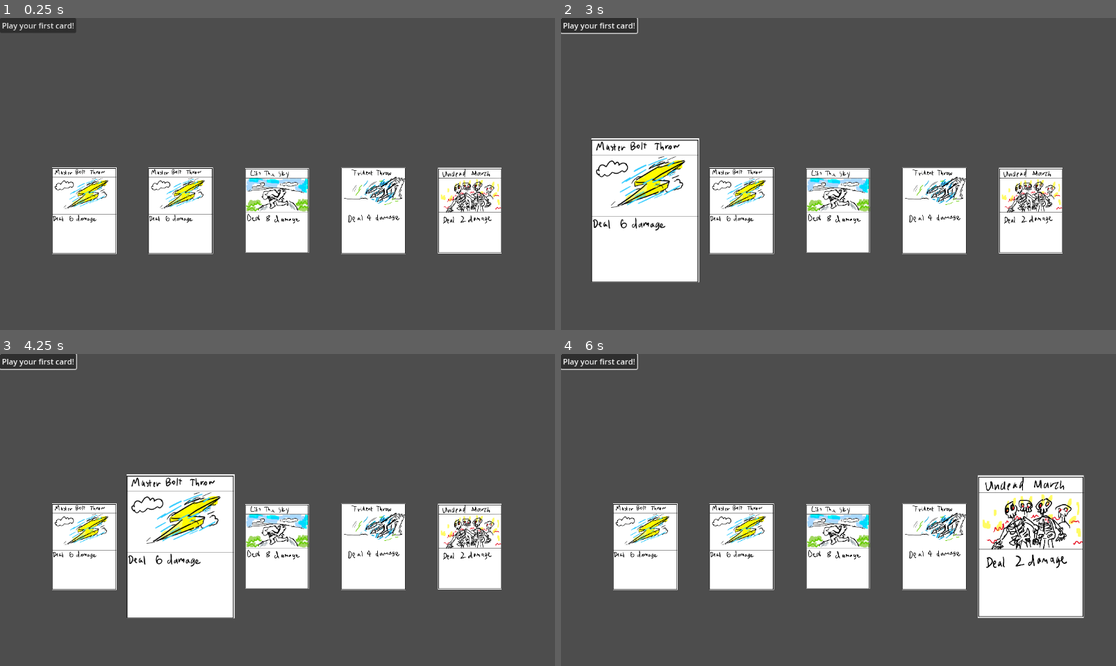
Above: before the commit, frames 1-4 (two rows, left to right).
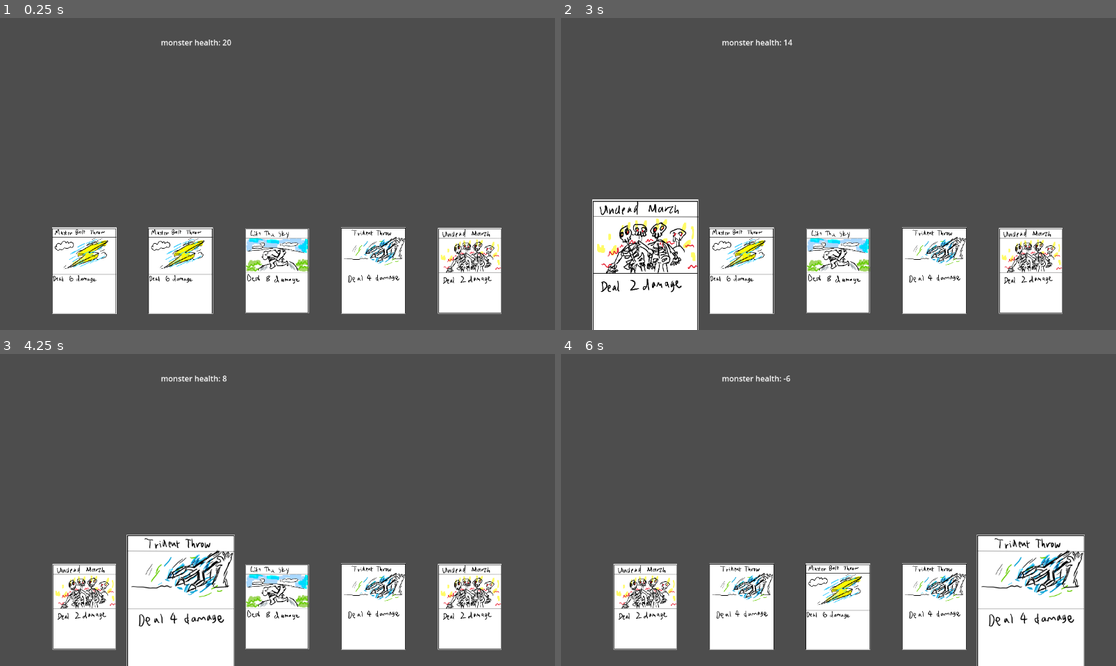
Above: after the commit, the same moments.

Repository: Ducko132/Chariot
Game: Godot game, scene res://state_machine.tscn
Same seed, same stepped clock (60 frames per second), same inputs: the game is played once before the commit and once after it.
Inputs (mouse positions are in pixels of both pictures, inside the frame that each line leads up to):
- Up to frame 1 (0.25 s): no input
- Up to frame 2 (3 s): click (599, 24) at 0.5 s, where only the run before the commit has a clickable "Play your first card!"; click (599, 24) at 1.25 s, where only the run before the commit has a clickable "Play your first card!"; click (599, 24) at 2 s, where only the run before the commit has a clickable "Play your first card!"; tap Enter at 2.75 s; move the mouse to (666, 242) at 2.77 s; click (666, 242) at 2.92 s
- Up to frame 3 (4.25 s): tap Space at 3.5 s; move the mouse to (205, 578) at 3.52 s; click (205, 578) at 3.67 s
- Up to frame 4 (6 s): tap Enter at 4.25, 5.75 s; move the mouse to (860, 578) at 4.27 s; click (860, 578) at 4.42 s; tap Space at 5 s; move the mouse to (955, 578) at 5.02 s; click (955, 578) at 5.17 s; move the mouse to (1054, 578) at 5.77 s; click (1054, 578) at 5.92 s

The runs differ from the first frame. In frame 1, 24% of the frame differs, in the area x 0-91%, y 0-95%; in frame 2, 28%, in the area x 0-91%, y 0-100%; in frame 3, 28%; in frame 4, 28%.
Error before the commit: Invalid access to property or key '0' on a base object of type 'Dictionary'. (res://state_machine.gd:83)

Commit message:
You can now play cards!
You can play cards, they will be replaced immediately

They have a damage effect on the monster HP

The random cards that draw/are played are removed from the deck

players get decked if they run out of cards

Diff:
--- a/card.gd
+++ b/card.gd
@@ -1,8 +1,8 @@
 extends Node2D
 
 enum Cards {Bolt, GiftofFlame, LiftTheSky, TridentThrow, UndeadMarch}
-
 enum Resources {Money}
+signal cardplayed
 
 const ResourceMap = {
 	"Bolt": Resources.Money,
@@ -39,6 +39,9 @@
 	$Sprite2D.texture = texture
 	$Sprite2D.scale = Vector2(0.3,0.3)
 
+func get_card_type(card):
+	return card.card_type
+
 func _on_mouse_entered():
 	$Sprite2D.scale = Vector2(0.5,0.5)
 	print("mouse in")
@@ -52,13 +55,13 @@
 func _input_event(viewport, event, shape_idx):
 	if event is InputEventMouseButton and event.pressed:
 		print("click")
-		print(self.name)
-		print("power", Power[self.card_type])
+		print("monster loses", Power[self.card_type], "health")
+		#state_machine.play_card()
+		cardplayed.emit(self)
+		self.queue_free()
 
 func _ready():
 	area = $Sprite2D/Area2D
 	area.input_event.connect(_input_event)
 	area.mouse_entered.connect(_on_mouse_entered)
 	area.mouse_exited.connect(_on_mouse_exited)
-
-	#set_card_type("Bolt")
--- a/card.tscn
+++ b/card.tscn
@@ -3,7 +3,7 @@
 [ext_resource type="Script" path="res://card.gd" id="1_ne2vv"]
 
 [sub_resource type="RectangleShape2D" id="RectangleShape2D_fj0or"]
-size = Vector2(315.25, 449.5)
+size = Vector2(433.625, 588.75)
 
 [node name="Card" type="Node2D"]
 script = ExtResource("1_ne2vv")
@@ -13,5 +13,5 @@
 [node name="Area2D" type="Area2D" parent="Sprite2D"]
 
 [node name="CollisionShape2D" type="CollisionShape2D" parent="Sprite2D/Area2D"]
-position = Vector2(161.375, 226.25)
+position = Vector2(64.1875, 64.625)
 shape = SubResource("RectangleShape2D_fj0or")
--- a/project.godot
+++ b/project.godot
@@ -15,6 +15,10 @@
 config/features=PackedStringArray("4.0", "Forward Plus")
 config/icon="res://icon.svg"
 
+[autoload]
+
+Global="*res://Global.gd"
+
 [rendering]
 
 renderer/rendering_method="gl_compatibility"
--- a/state_machine.gd
+++ b/state_machine.gd
@@ -8,6 +8,7 @@
 enum State {BEGIN, DEAL, PLAYER1_DRAW, PLAYER1_PLAY, MONSTERTURN, END}
 var curstate = State.BEGIN
 var state_time = 0.0
+var playpos
 var cardNodes = []
 var rng = RandomNumberGenerator.new()
 
@@ -42,16 +43,48 @@
 
 	for i in 5:
 		var card = CardScene.instantiate()
+		card.cardplayed.connect(play_card)
 		var card_type = hand[i]
 		card.set_card_type(card_type)
 		add_child(card)
 		cardNodes.append(card)
-		card.position = Vector2((i*200)+175,400)
+		card.position = Vector2((i*200)+175,525)
+		print(card.position)
 
 func _process(delta):
-	#for i in cardNodes.size():
-		#cardNodes[i].find_child("Label").text = "value:" + str(hand[i])
-	pass
+	$Label.text = "monster health: " + str(monsterhp)
+	if monsterhp <= 0:
+		print("GGWP")
+
+func play_card(card):
+	var idx = hand.find(card)
+	print("gklahglkdjafklsajf", card.position)
+	monsterhp -= Power[card.get_card_type(card)]
+	playpos = card.position
+	spawn_card()
+
+func spawn_card():
+	var card = CardScene.instantiate()
+	if deck.size() != 0:
+		if deck.size() == 1:
+			var idx = 0
+			card.cardplayed.connect(play_card)
+			var card_type = deck[idx]
+			deck.remove_at(idx)
+			card.set_card_type(card_type)
+			add_child(card)
+			cardNodes.append(card)
+			card.position = playpos
+			print("you're decked")
+		else:
+			var idx = rng.randi_range(0,deck.size()-2)
+			card.cardplayed.connect(play_card)
+			var card_type = deck[idx]
+			deck.remove_at(idx)
+			card.set_card_type(card_type)
+			add_child(card)
+			cardNodes.append(card)
+			card.position = playpos
 
 func draw_card():
 	hand.append(deck[0])
@@ -76,12 +109,3 @@
 		print("player 2 drawing")
 	elif new_state == State.END:
 		print("game over!")
-
-
-func _on_button_pressed():
-	var cardt = hand[0]
-	var dmg = Cards.Power[CardsEnum.get(cardt)]
-	monsterhp -= dmg
-	cardNodes.remove_at(0)
-
-	pass # Replace with function body.
--- a/state_machine.tscn
+++ b/state_machine.tscn
@@ -5,10 +5,8 @@
 [node name="StateMachine" type="Node2D"]
 script = ExtResource("1_1up70")
 
-[node name="Button" type="Button" parent="."]
-offset_right = 8.0
-offset_bottom = 8.0
-rotation = 3.72152e-05
-text = "Play your first card!"
-
-[connection signal="pressed" from="Button" to="." method="_on_button_pressed"]
+[node name="Label" type="Label" parent="."]
+offset_left = 334.0
+offset_top = 39.0
+offset_right = 409.0
+offset_bottom = 79.0
